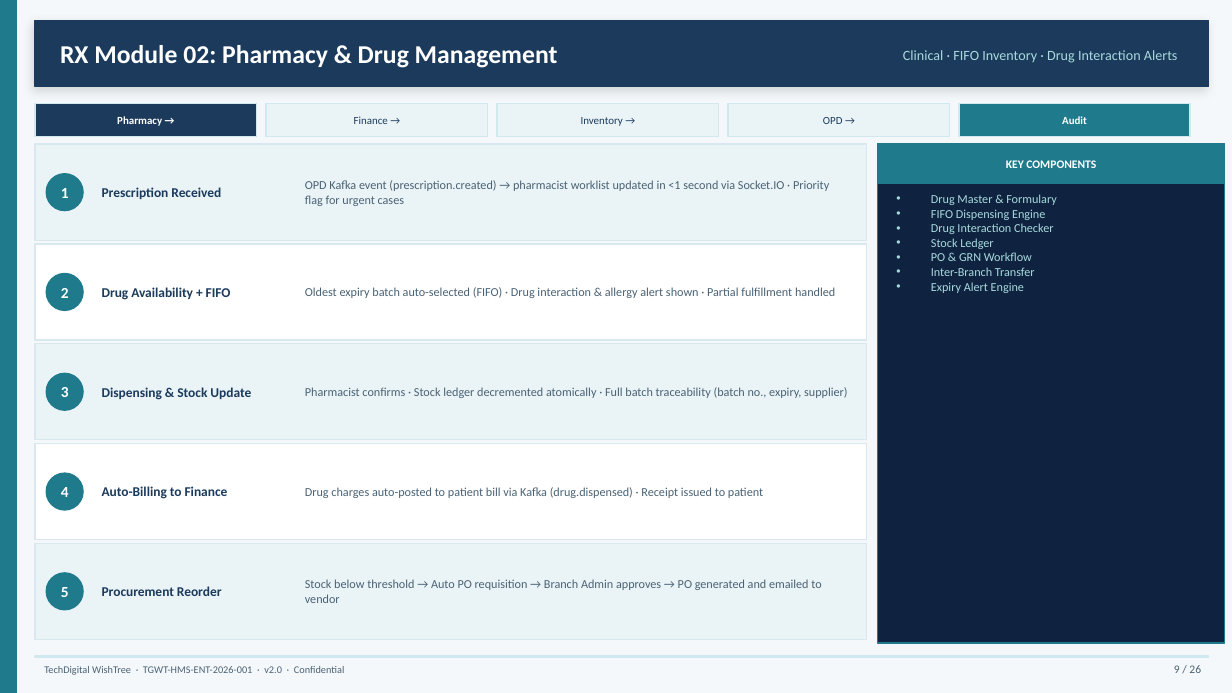
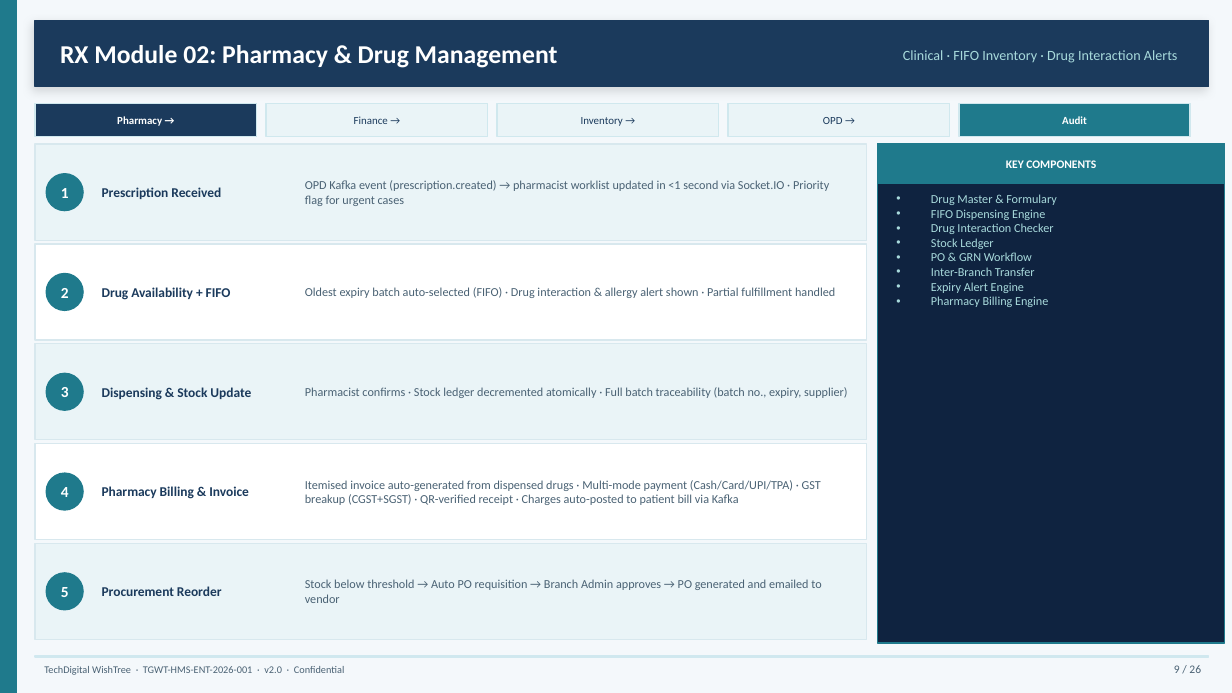
Before and after one commit to aksatyam/hms-tenent, a slide deck: slide 9 of HMS-Enterprise-Deck.pptx. Drawn at 1232x693 pixels with LibreOffice and Linux fonts; fonts in the diff are those of the drawing. Boxes give left, top, right and bottom in pixels: in the first picture for what was removed or moved away, otherwise in the second. Text is boxed around its words. In the diff, an @@ line names an element or a change of style, - is before the commit and + after.

```diff
--- a/HMS-Enterprise-Deck.pptx
+++ b/HMS-Enterprise-Deck.pptx
@@ text at [931, 296, 1048, 307]: paragraph added @@
+• Pharmacy Billing Engine
@@ text at [102, 486, 249, 499]: text changed @@
-Auto-Billing to Finance
+Pharmacy Billing & Invoice
@@ text at [305, 480, 821, 505]: text changed @@
-Drug charges auto-posted to patient bill via Kafka (drug.dispensed) · Receipt issued to patient
+Itemised invoice auto-generated from dispensed drugs · Multi-mode payment (Cash/Card/UPI/TPA) · GST breakup (CGST+SGST) · QR-verified receipt · Charges auto-posted to patient bill via Kafka
```
Also in this commit, not shown: 2 other slides changed, 3 other files.
